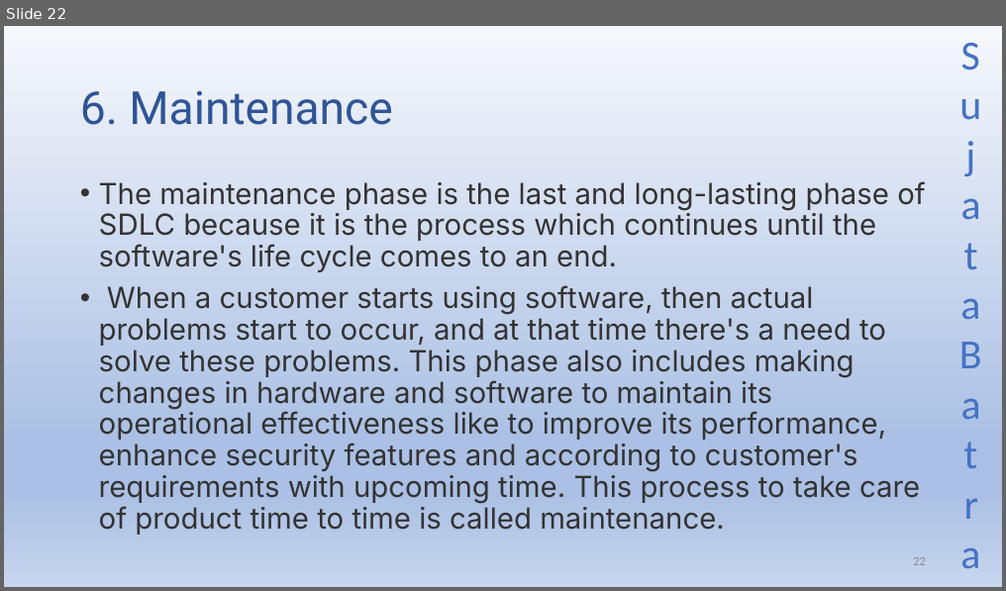
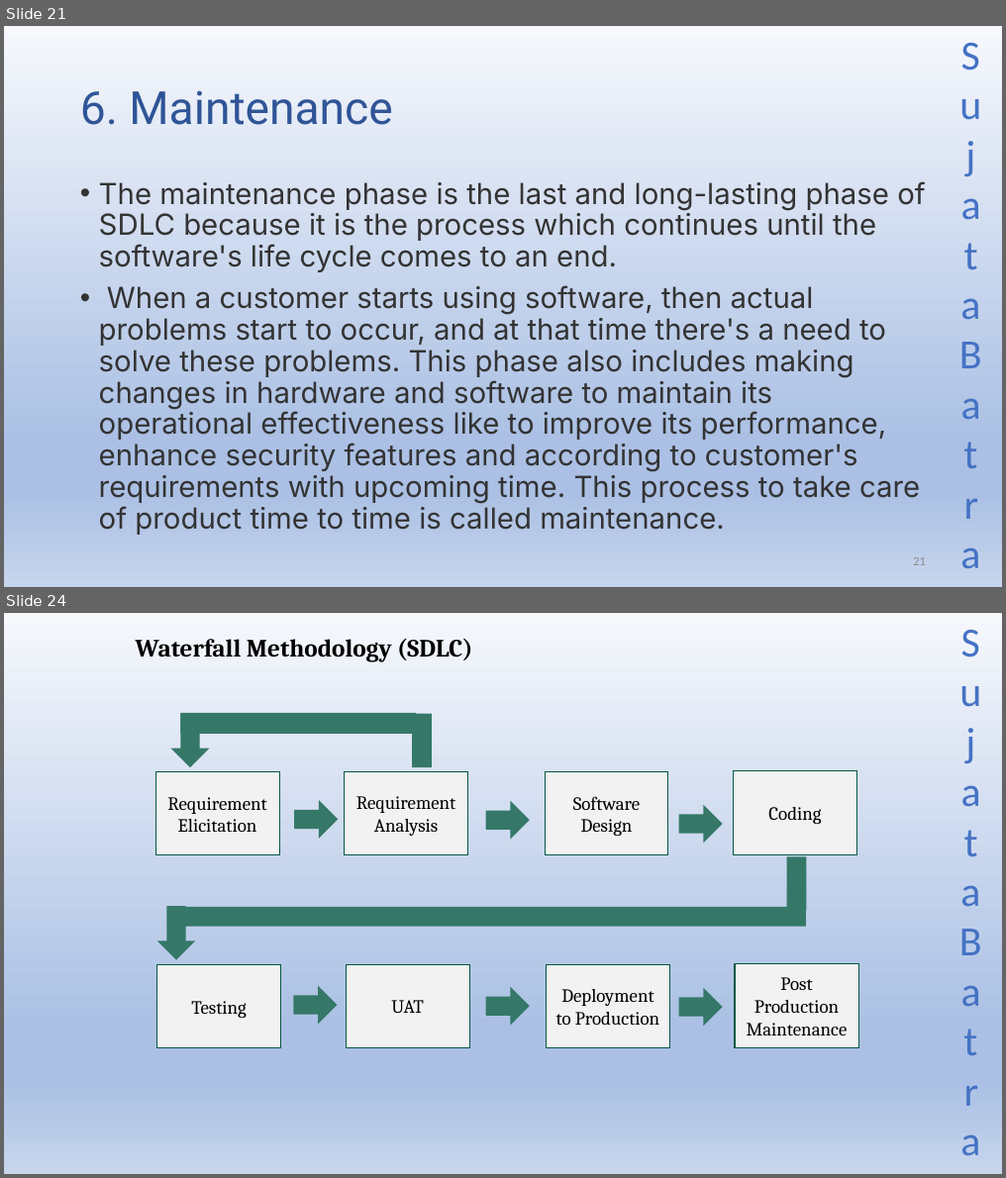
Before and after one commit to Sujatabatra/SapientNov2021QABatch, a slide deck: QA/QA Study Material.pptx. Shown one above the other, each under a label of ours: slide 22 before the commit, slides 21 and 24 after it; the slides between them are not shown. The pictures are 1006x591 and 1006x1178 pixels, drawn with LibreOffice and Linux fonts; fonts in the diff are those of the drawing. Boxes give left, top, right and bottom in pixels: in the first picture for what was removed or moved away, otherwise in the second. Text is boxed around its words. In the diff, an @@ line names an element or a change of style, - is before the commit and + after.

```diff
--- a/QA/QA Study Material.pptx
+++ b/QA/QA Study Material.pptx
@@ slide 24 added at <box>4,613,1002,1174</box>, background gradient #F6F8FC to #ABC0E4 to #C7D5ED; not listed: 1 template element that a slide beside it also shows @@
@@ text added at <box>136,638,472,663</box>, 24 pt, text #000000, bold @@
+Waterfall Methodology (SDLC)
@@ right arrow added at <box>170,714,209,767</box>, fill #357868 @@
@@ rectangle added at <box>180,713,416,734</box>, fill #357868 @@
@@ rectangle added at <box>412,713,432,767</box>, fill #357868 @@
@@ rectangle added at <box>156,772,279,856</box>, fill #F2F2F2, outline #035642 1 pt, 18 pt, text #000000 @@
+Requirement Elicitation
@@ rectangle added at <box>345,771,468,856</box>, fill #F2F2F2, outline #035642 1 pt, 18 pt, text #000000 @@
+Requirement Analysis
@@ rectangle added at <box>545,772,668,856</box>, fill #F2F2F2, outline #035642 1 pt, 18 pt, text #000000 @@
+Software Design
@@ rectangle added at <box>734,771,856,855</box>, fill #F2F2F2, outline #035642 1 pt, 18 pt, text #000000 @@
+Coding
@@ right arrow added at <box>294,800,338,839</box>, fill #357868 @@
@@ right arrow added at <box>486,801,530,839</box>, fill #357868 @@
@@ right arrow added at <box>679,805,723,843</box>, fill #357868 @@
@@ rectangle added at <box>787,858,807,911</box>, fill #357868 @@
@@ right arrow added at <box>157,906,195,959</box>, fill #357868 @@
@@ rectangle added at <box>171,907,806,927</box>, fill #357868 @@
@@ rectangle added at <box>157,964,281,1048</box>, fill #F2F2F2, outline #035642 1 pt, 18 pt, text #000000 @@
+Testing
@@ rectangle added at <box>347,964,469,1049</box>, fill #F2F2F2, outline #035642 1 pt, 18 pt, text #000000 @@
+UAT
@@ rectangle added at <box>546,964,669,1048</box>, fill #F2F2F2, outline #035642 1 pt, 18 pt, text #000000 @@
+Deployment to Production
@@ rectangle added at <box>735,964,858,1048</box>, fill #F2F2F2, outline #035642 1 pt, 18 pt, text #000000 @@
+Post Production Maintenance
@@ right arrow added at <box>294,986,338,1024</box>, fill #357868 @@
@@ right arrow added at <box>486,987,530,1026</box>, fill #357868 @@
@@ right arrow added at <box>679,988,723,1026</box>, fill #357868 @@
@@ what was slide 22 is now slide 21 @@
```
Also in this commit, not shown: 13 other slides added, 1 slide removed.
